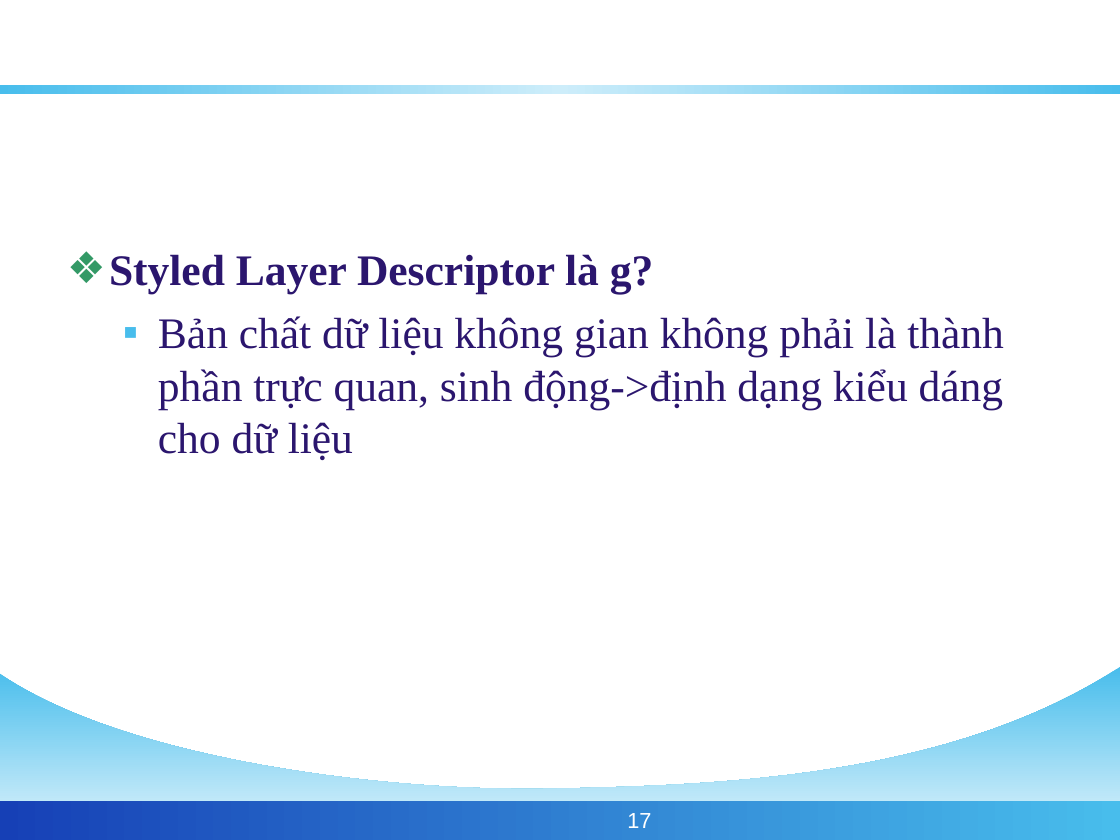
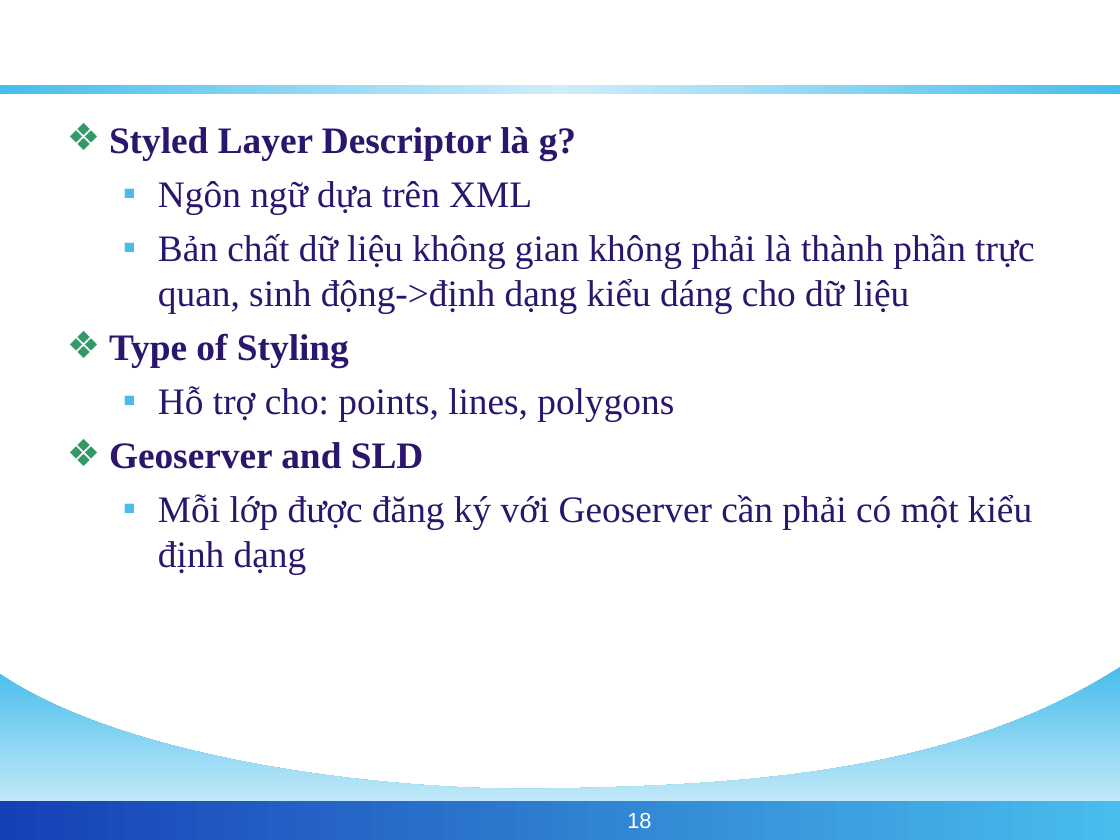
Before and after one commit to phamngsinh/cantho-webgis, a slide deck: slide 18 of Document/Bao Cao/BaoCaoLuanVan.ppt (slide 17 before the commit). Drawn at 1120x840 pixels with LibreOffice and Linux fonts; fonts in the diff are those of the drawing; background and template pictures are left out. Boxes give left, top, right and bottom in pixels: in the first picture for what was removed or moved away, otherwise in the second. Text is boxed around its words. In the diff, an @@ line names an element or a change of style, - is before the commit and + after.

```diff
--- a/Document/Bao Cao/BaoCaoLuanVan.ppt
+++ b/Document/Bao Cao/BaoCaoLuanVan.ppt
@@ text at <box>109,127,1035,313</box>: size 28 to 24 pt in "Styled Layer Descriptor là g?", "Bản chất dữ liệu không gian không ..."; less space between paragraphs @@
@@ text at <box>158,181,532,214</box>: paragraph added @@
+  ▪ Ngôn ngữ dựa trên XML
@@ text at <box>109,333,1032,574</box>: paragraphs added @@
+❖ Type of Styling
+  ▪ Hỗ trợ cho: points, lines, polygons
+❖ Geoserver and SLD
+  ▪ Mỗi lớp được đăng ký với Geoserver cần phải có một kiểu định dạng
@@ page number at <box>627,813,651,828</box>: text changed @@
-17
+18
```
Also in this commit, not shown: 3 other slides changed, 1 slide added.
